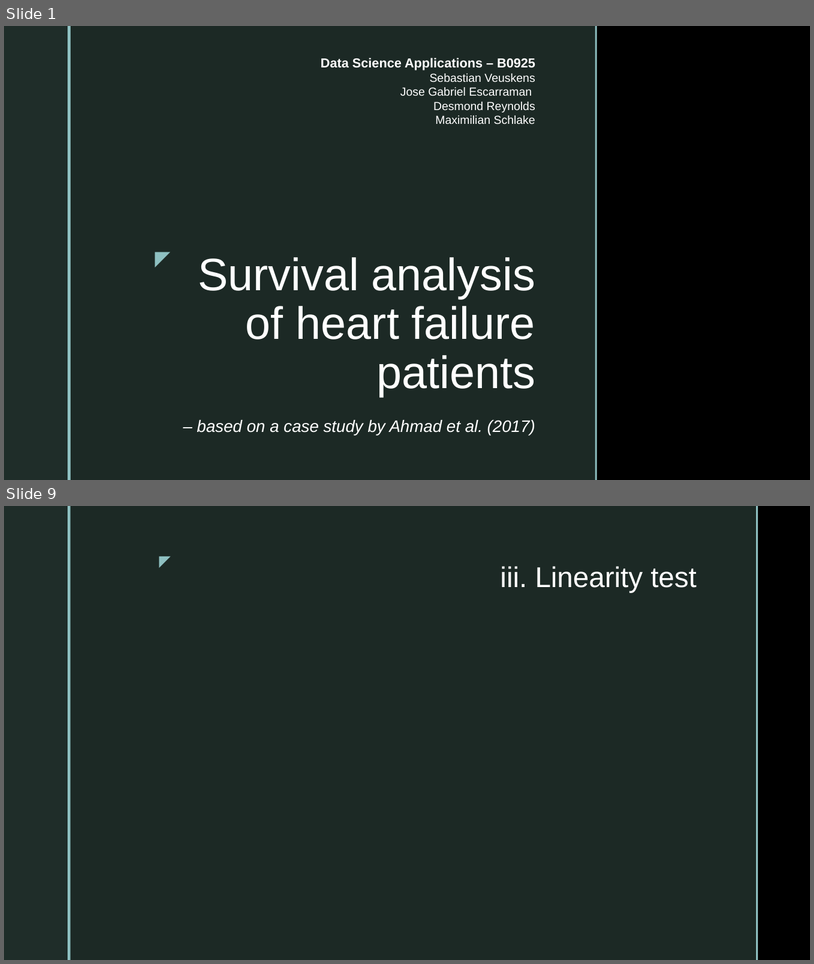
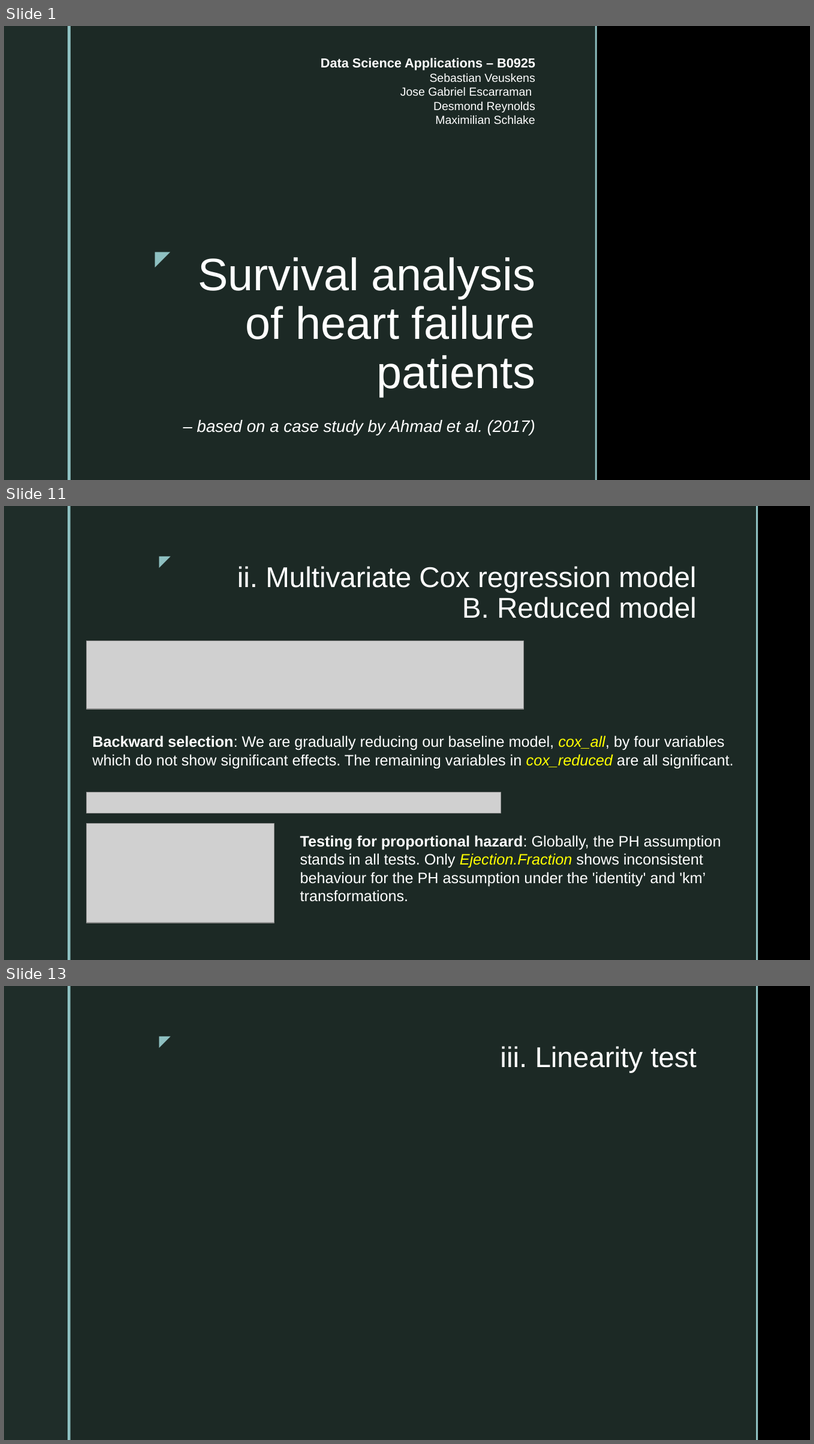
Before and after one commit to SebastianVeuskens/DSA-Project, a slide deck: presentation.pptx. Shown one above the other, each under a label of ours: slides 1 and 9 before the commit, slides 1, 11 and 13 after it; the slides between them are not shown. The pictures are 814x964 and 814x1444 pixels, drawn with LibreOffice and Linux fonts; fonts in the diff are those of the drawing; grey boxes stand for pictures; background and template pictures are left out. Boxes give left, top, right and bottom in pixels: in the first picture for what was removed or moved away, otherwise in the second. Text is boxed around its words. In the diff, an @@ line names an element or a change of style, - is before the commit and + after.

```diff
--- a/presentation.pptx
+++ b/presentation.pptx
@@ slide 11 added at [4,506,810,960], background picture (left out); not listed: 5 template elements that a slide beside it also shows @@
@@ title added at [237,566,696,618], 34 pt, text #FFFFFF @@
+ii. Multivariate Cox regression model
+B. Reduced model
@@ picture added at [86,641,524,709] @@
@@ text added at [92,735,734,768], 18 pt, text #FFFFFF @@
+Backward selection: We are gradually reducing our baseline model, cox_all, by four variables which do not show significant effects. The remaining variables in cox_reduced are all significant.
@@ picture added at [86,792,501,813] @@
@@ picture added at [86,823,274,922] @@
@@ text added at [300,835,722,901], 18 pt, text #FFFFFF @@
+Testing for proportional hazard: Globally, the PH assumption stands in all tests. Only Ejection.Fraction shows inconsistent behaviour for the PH assumption under the 'identity' and 'km’ transformations.
@@ what was slide 9 is now slide 13 @@
```
Also in this commit, not shown: 7 slides changed, 3 other slides added, 8 other files.
